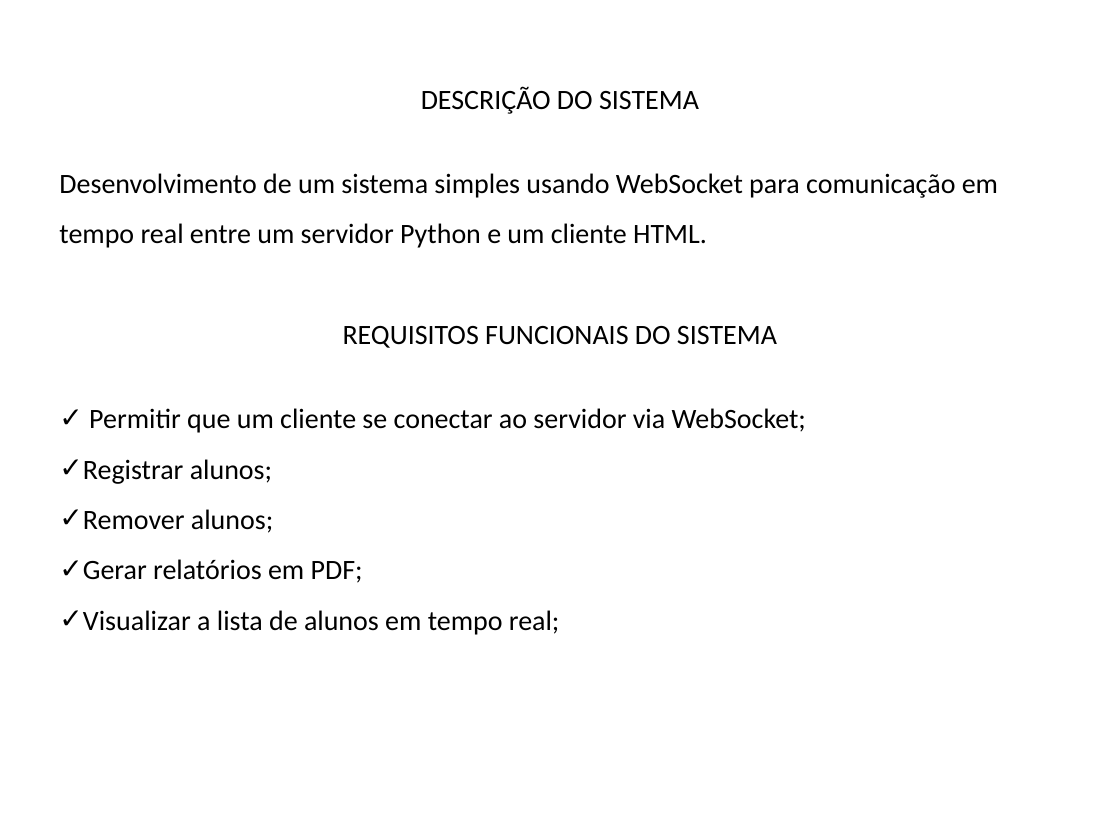
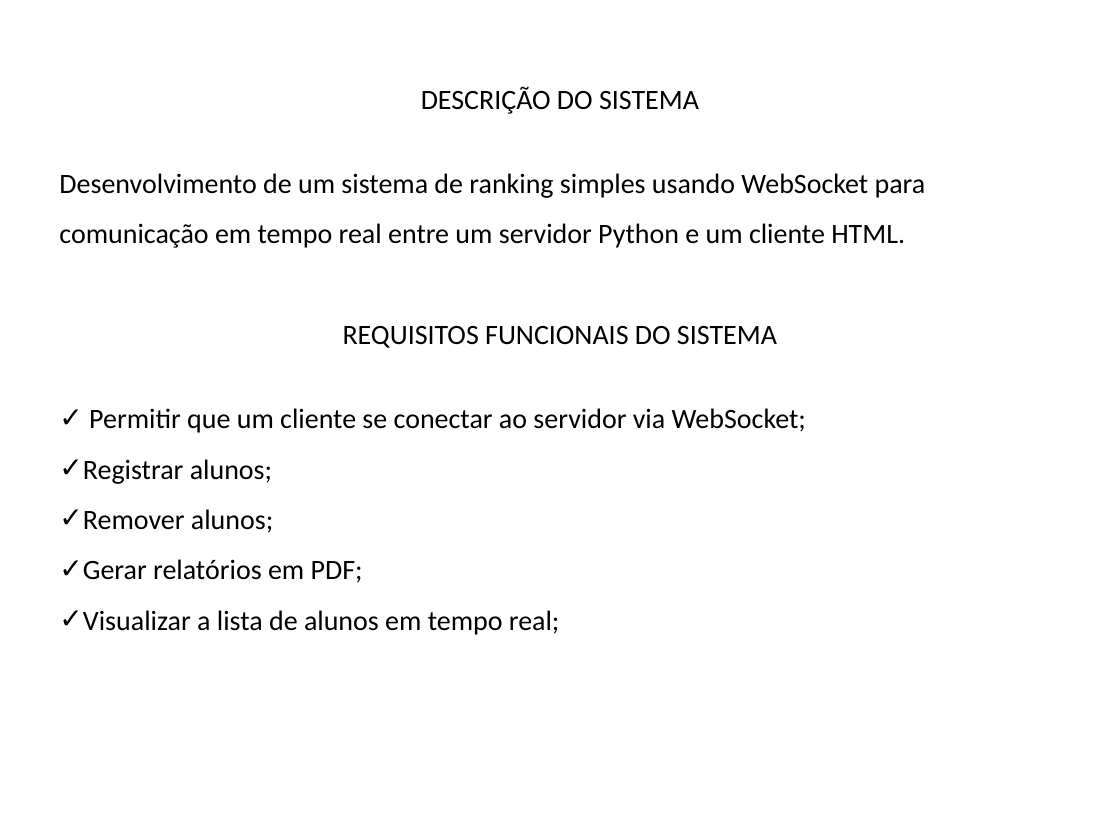
Before and after one commit to Wagner-Amadeus/DSD_websocket, a slide deck: slide 1 of WebSocket_Sis.Academico.pptx. Drawn at 1120x840 pixels with LibreOffice and Linux fonts; fonts in the diff are those of the drawing. Boxes give left, top, right and bottom in pixels: in the first picture for what was removed or moved away, otherwise in the second. Text is boxed around its words. In the diff, an @@ line names an element or a change of style, - is before the commit and + after.

```diff
--- a/WebSocket_Sis.Academico.pptx
+++ b/WebSocket_Sis.Academico.pptx
@@ text at box(59, 173, 926, 248): text changed @@
-Desenvolvimento de um sistema simples usando WebSocket para comunicação em tempo real entre um servidor Python e um cliente HTML.
+Desenvolvimento de um sistema de ranking simples usando WebSocket para comunicação em tempo real entre um servidor Python e um cliente HTML.
```
Also in this commit, not shown: 2 other slides changed, 7 slides added, 2 other files.
